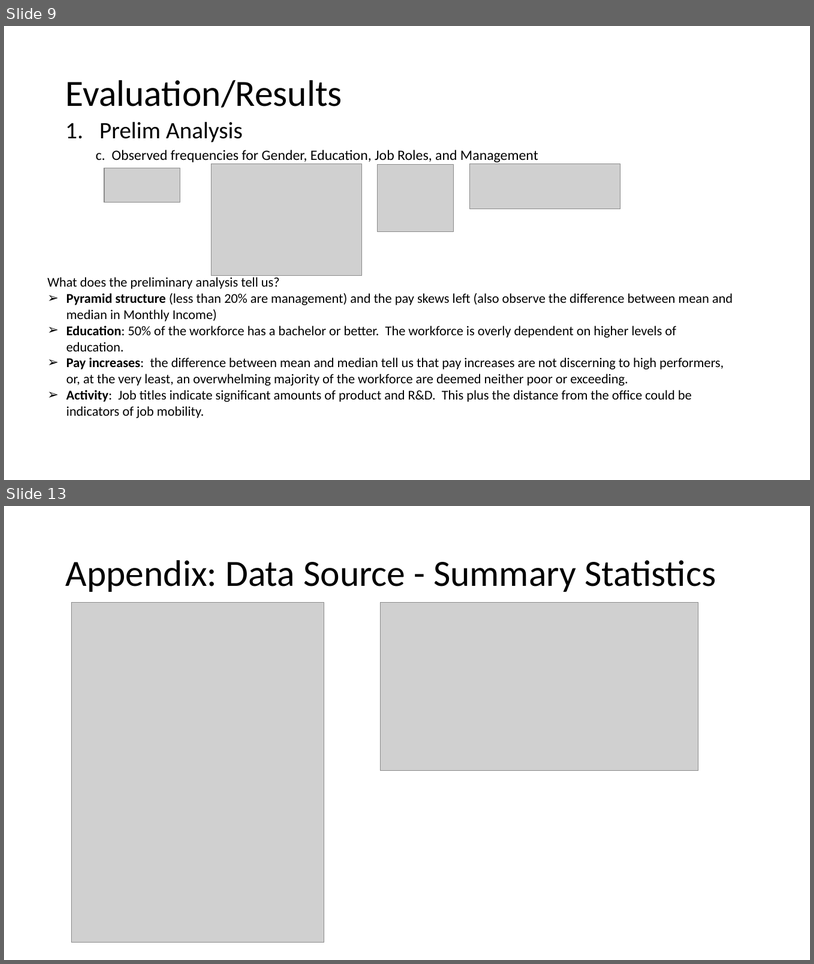
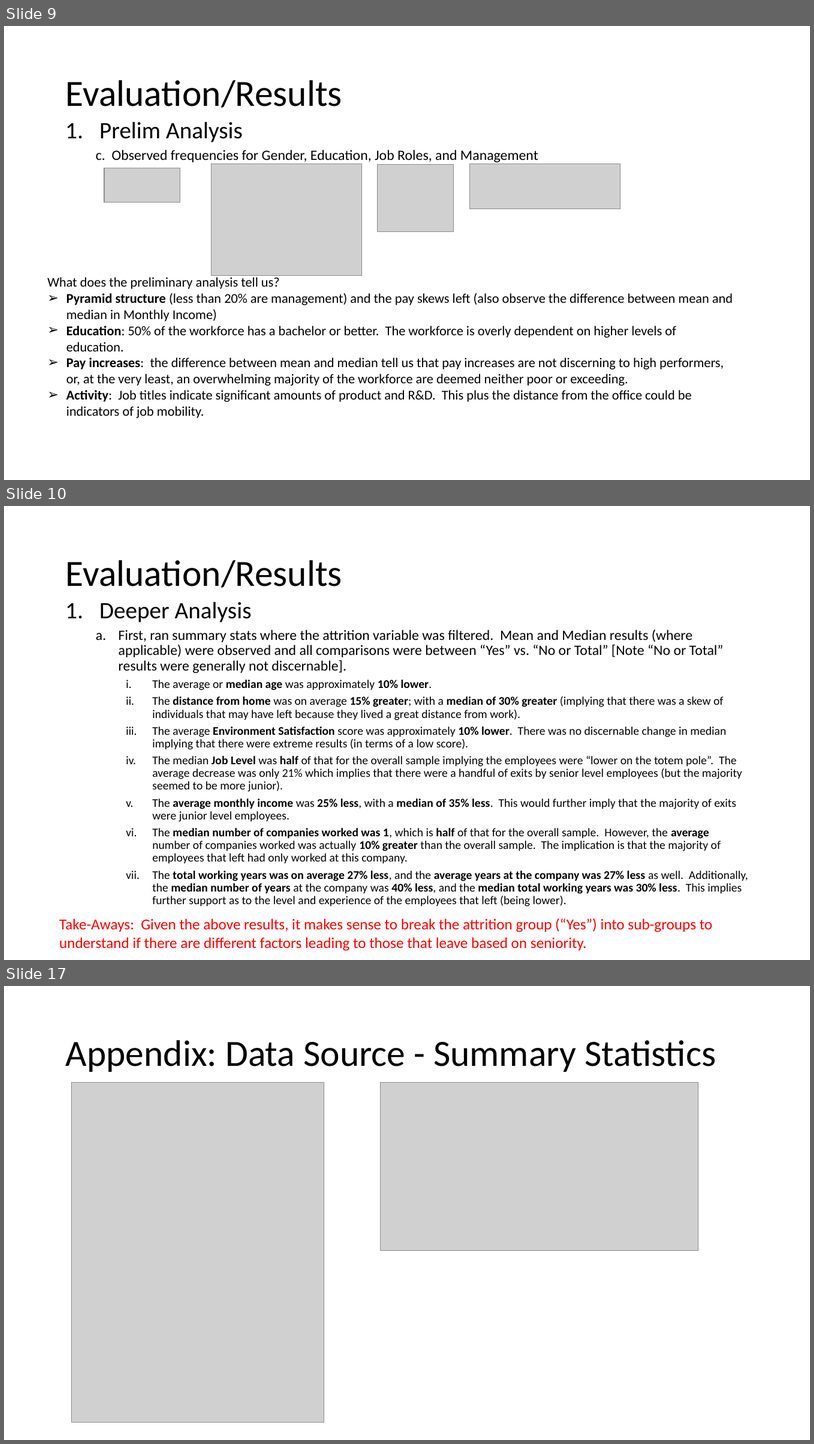
Before and after one commit to bdelahoussaye/CaseStudy2, a slide deck: Final Presentation_TEAM VARIANCE 6306.pptx. Shown one above the other, each under a label of ours: slides 9 and 13 before the commit, slides 9, 10 and 17 after it; the slides between them are not shown. The pictures are 814x964 and 814x1444 pixels, drawn with LibreOffice and Linux fonts; fonts in the diff are those of the drawing; grey boxes stand for pictures. Boxes give left, top, right and bottom in pixels: in the first picture for what was removed or moved away, otherwise in the second. Text is boxed around its words. In the diff, an @@ line names an element or a change of style, - is before the commit and + after.

```diff
--- a/Final Presentation_TEAM VARIANCE 6306.pptx
+++ b/Final Presentation_TEAM VARIANCE 6306.pptx
@@ slide 10 added at box(4, 506, 810, 960), background #FFFFFF @@
@@ title added at box(65, 560, 342, 588), 44 pt, text #000000 @@
+Evaluation/Results
@@ text added at box(99, 601, 749, 906), 14 pt, text #000000 @@
+1. Deeper Analysis
+  a. First, ran summary stats where the attrition variable was filtered. Mean and Median results (where applicable) were observed and all comparisons were between “Yes” vs. “No or Total” [Note “No or Total” results were generally not discernable].
+    i. The average or median age was approximately 10% lower.
+    ii. The distance from home was on average 15% greater; with a median of 30% greater (implying that there was a skew of individuals that may have left because they lived a great distance from work).
+    iii. The average Environment Satisfaction score was approximately 10% lower. There was no discernable change in median implying that there were extreme results (in terms of a low score).
+    iv. The median Job Level was half of that for the overall sample implying the employees were “lower on the totem pole”. The average decrease was only 21% which implies that there were a handful of exits by senior level employees (but the majority seemed to be more junior).
+    v. The average monthly income was 25% less, with a median of 35% less. This would further imply that the majority of exits were junior level employees.
+    vi. The median number of companies worked was 1, which is half of that for the overall sample. However, the average number of companies worked was actually 10% greater than the overall sample. The implication is that the majority of employees that left had only worked at this company.
+    vii. The total working years was on average 27% less, and the average years at the company was 27% less as well. Additionally, the median number of years at the company was 40% less, and the median total working years was 30% less. This implies further support as to the level and experience of the employees that left (being lower).
@@ text added at box(59, 918, 713, 951), 18 pt, text #FF0000 @@
+Take-Aways: Given the above results, it makes sense to break the attrition group (“Yes”) into sub-groups to understand if there are different factors leading to those that leave based on seniority.
@@ what was slide 13 is now slide 17 @@
```
Also in this commit, not shown: 5 slides changed, 3 other slides added, 2 other files.
